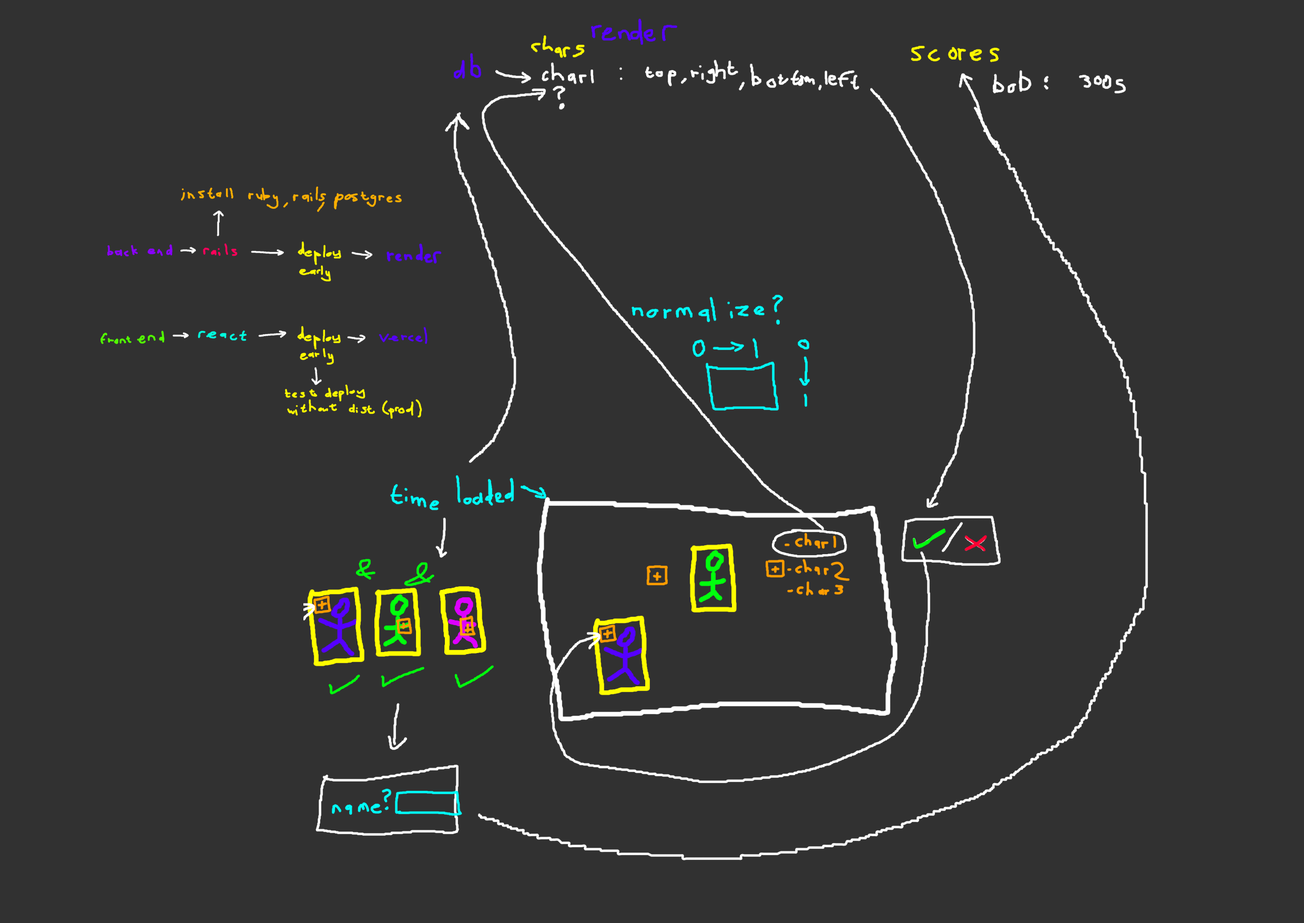
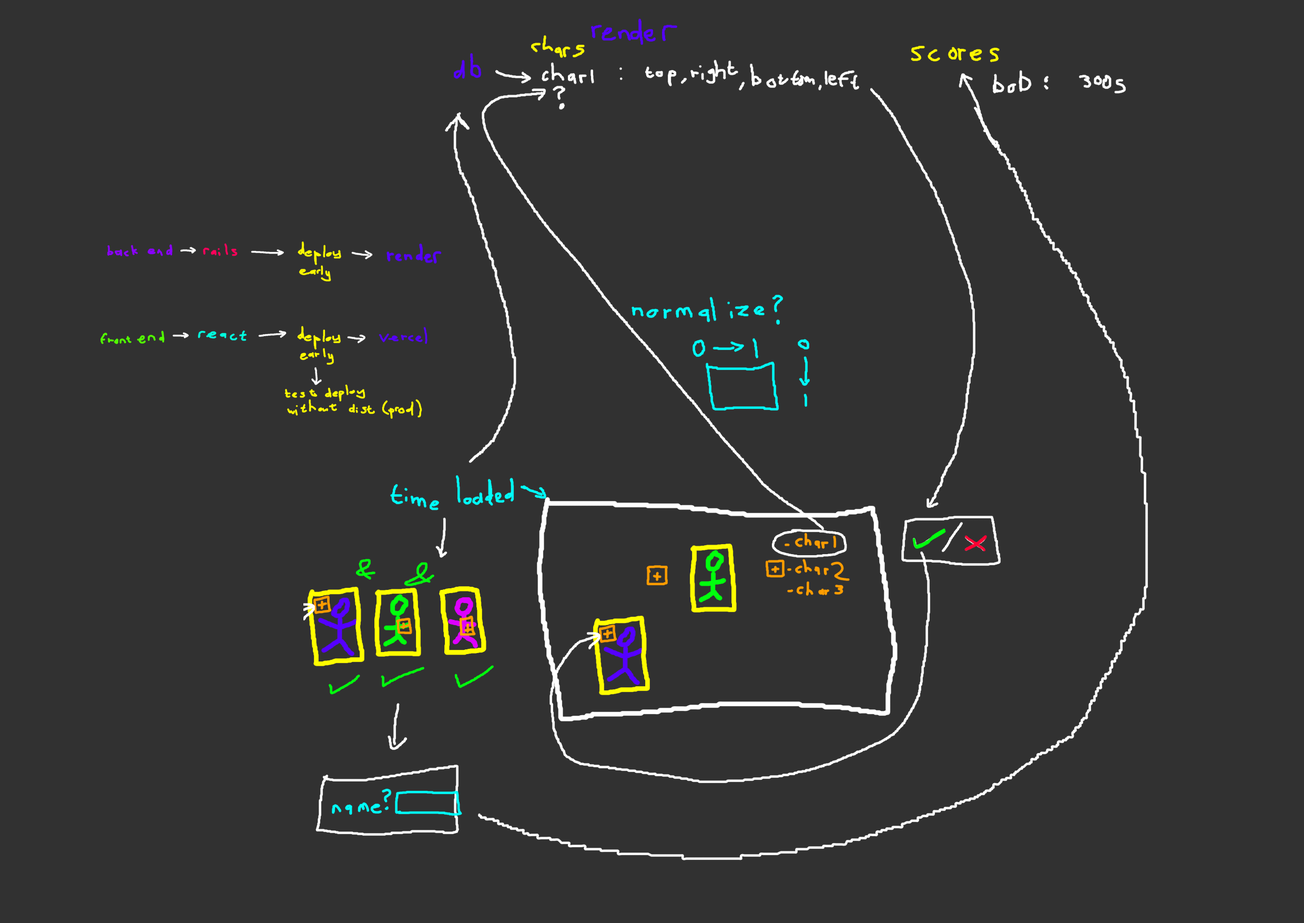
Comparing the layer stacks of the two 1304 × 923 images. Changes:
painted on "Paint Layer 1" over 180, 186, 403, 237
